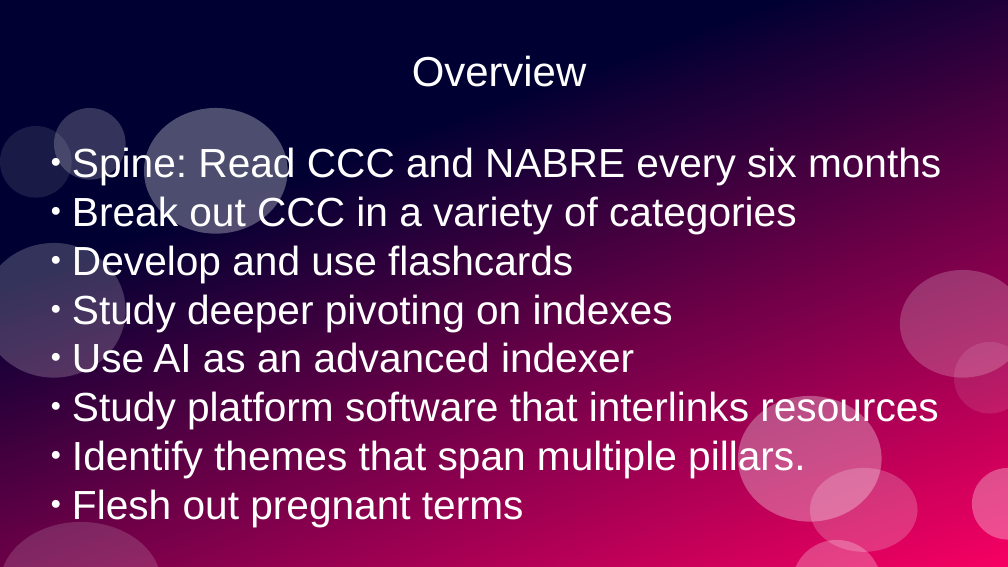
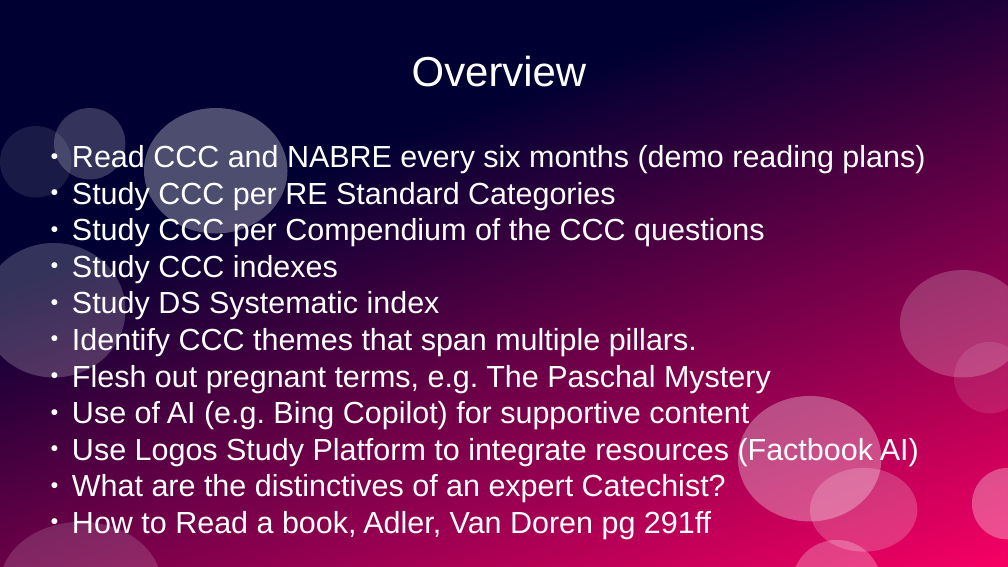
Before and after one commit to stevemac321/Catechist, a slide deck: slide 2 of Mastery.pptx (slide 3 before the commit). Drawn at 1008x567 pixels with LibreOffice and Linux fonts; fonts in the diff are those of the drawing. Boxes give left, top, right and bottom in pixels: in the first picture for what was removed or moved away, otherwise in the second. Text is boxed around its words. In the diff, an @@ line names an element or a change of style, - is before the commit and + after.

```diff
--- a/Mastery.pptx
+++ b/Mastery.pptx
@@ subtitle at [72,143,925,539]: text changed; size 32 to 24 pt @@
-● Spine: Read CCC and NABRE every six months
-● Break out CCC in a variety of categories
-● Develop and use flashcards
-● Study deeper pivoting on indexes
-● Use AI as an advanced indexer
-● Study platform software that interlinks resources
-● Identify themes that span multiple pillars.
-● Flesh out pregnant terms
+● Read CCC and NABRE every six months (demo reading plans)
+● Study CCC per RE Standard Categories
+● Study CCC per Compendium of the CCC questions
+● Study CCC indexes
+● Study DS Systematic index
+● Identify CCC themes that span multiple pillars.
+● Flesh out pregnant terms, e.g. The Paschal Mystery
+● Use of AI (e.g. Bing Copilot) for supportive content
+● Use Logos Study Platform to integrate resources (Factbook AI)
+● What are the distinctives of an expert Catechist?
+● How to Read a book, Adler, Van Doren pg 291ff
```
Also in this commit, not shown: 4 other slides changed, 3 slides added, 5 slides removed, 1 other file.
